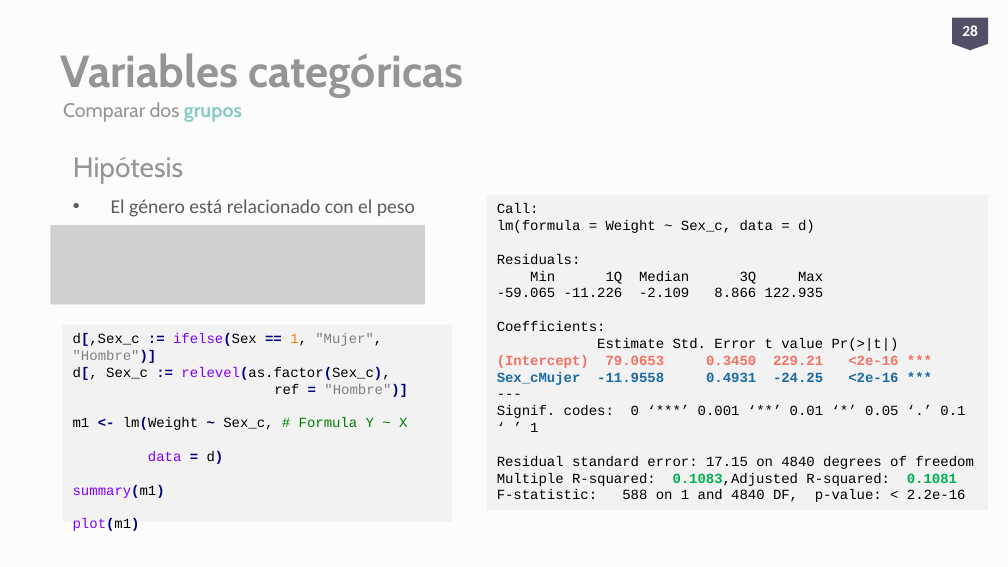
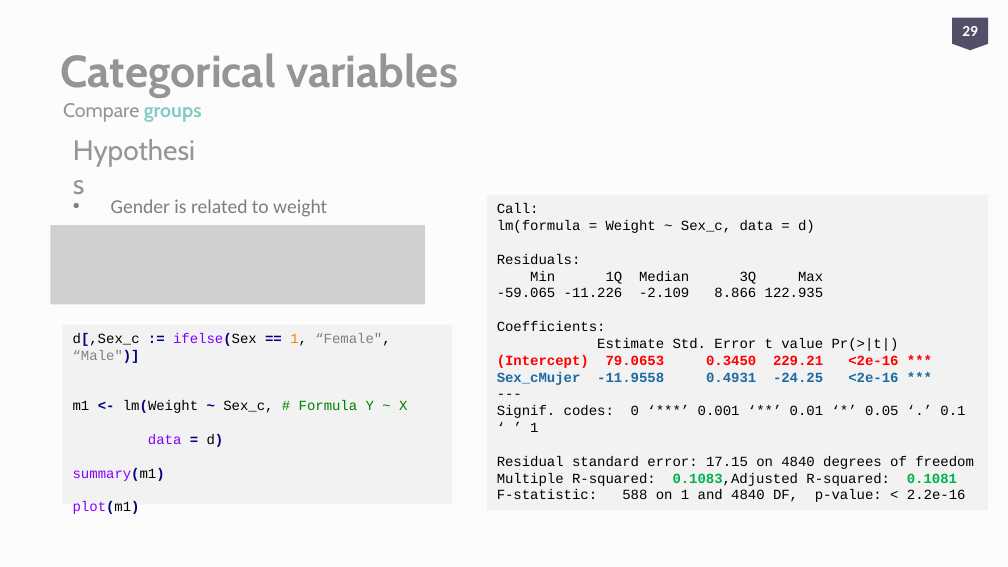
Before and after one commit to aweimann/floto-lab-learning-bioinformatics, a slide deck: slide 29 of presentations/R_worskshop_Statistics_analysisENG.pptx (slide 28 before the commit). Drawn at 1008x567 pixels with LibreOffice and Linux fonts; fonts in the diff are those of the drawing; grey boxes stand for pictures. Boxes give left, top, right and bottom in pixels: in the first picture for what was removed or moved away, otherwise in the second. Text is boxed around its words. In the diff, an @@ line names an element or a change of style, - is before the commit and + after.

```diff
--- a/presentations/R_worskshop_Statistics_analysisENG.pptx
+++ b/presentations/R_worskshop_Statistics_analysisENG.pptx
@@ page number at (962,26,978,36): text changed @@
-28
+29
@@ title at (60,53,458,98): text changed @@
-Variables categóricas
+Categorical variables
@@ text at (63,103,202,122): text changed @@
-Comparar dos grupos
+Compare groups
@@ text at (73,157,183,184): text changed @@
-Hipótesis
+Hypothesis
@@ text at (111,199,327,217): text changed; text colour #5C5C5C to #7E7E7E @@
-• El género está relacionado con el peso
+• Gender is related to weight
@@ rectangle "d[,Sex_c := ifelse(Sex == 1, ...": place and size @@
-rectangle "d[,Sex_c := ifelse(Sex == 1, ..." at (62,325,452,521)
+rectangle "d[,Sex_c := ifelse(Sex == 1, ..." at (62,325,452,504)
@@ text in rectangle at (73,333,390,363): text changed; text colour #000000 to #808080 @@
-d[,Sex_c := ifelse(Sex == 1, "Mujer", "Hombre")]
-d[, Sex_c := relevel(as.factor(Sex_c),
-ref = "Hombre")]
+d[,Sex_c := ifelse(Sex == 1, “Female", “Male")]
@@ text in rectangle at (497,355,898,368): text colour #F47264 to #FF0000 in "(Intercept) 79.0653 0.3450 229.21 <2e-16 ***" @@
```
Also in this commit, not shown: 9 other slides changed, 3 slides added, 3 other files.
